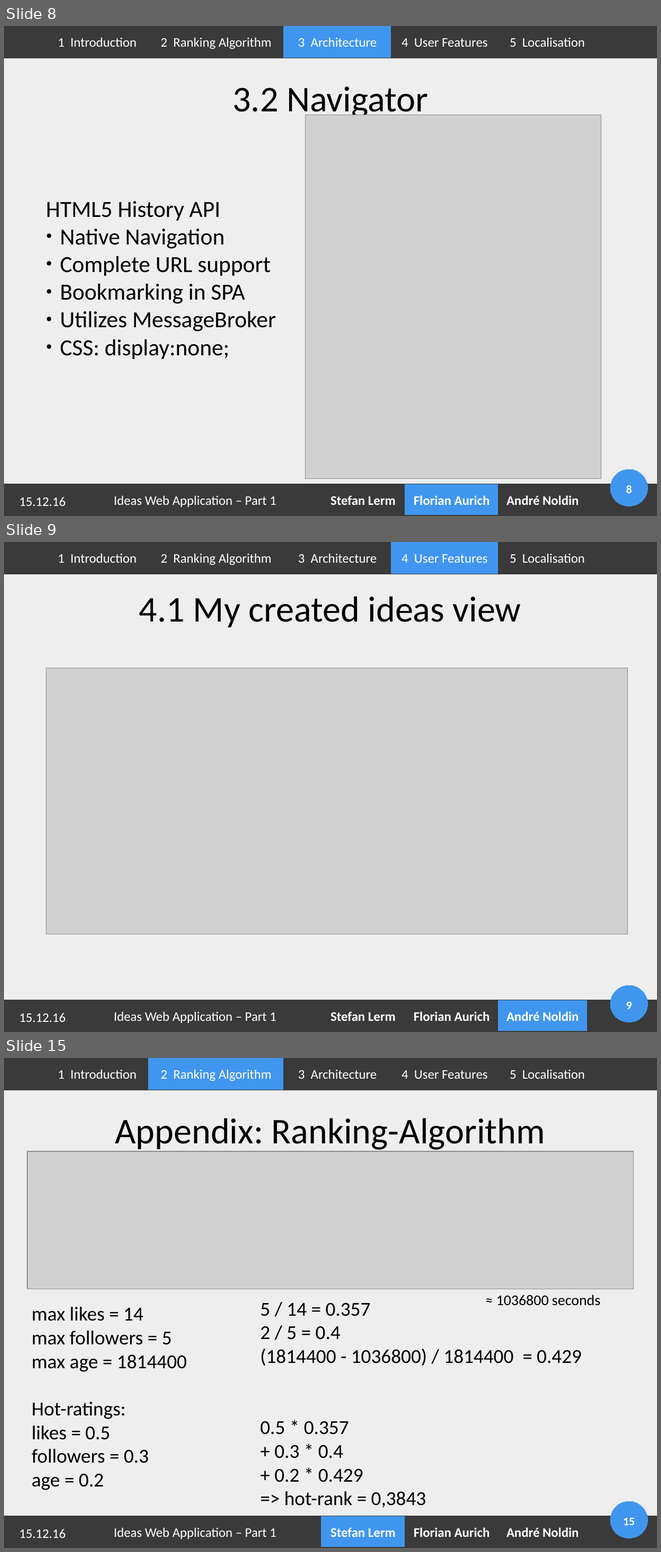
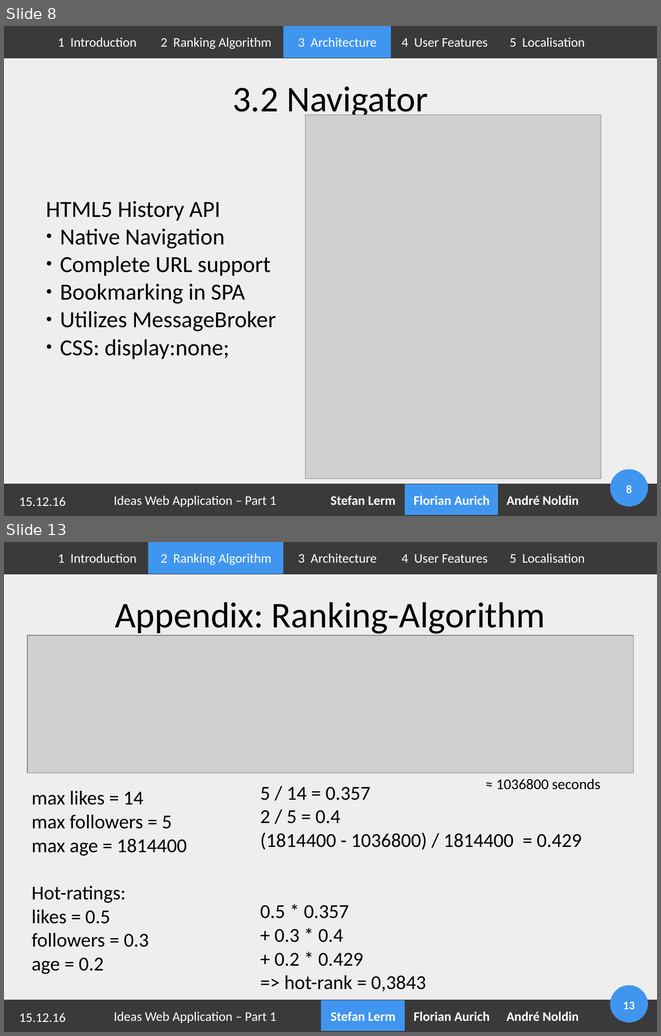
Before and after one commit to Geopras/IdeaWatcher, a slide deck: presentation/part1.odp. Shown one above the other, each under a label of ours: slides 8, 9 and 15 before the commit, slides 8 and 13 after it; the slides between them are not shown. The pictures are 661x1552 and 661x1036 pixels, drawn with LibreOffice and Linux fonts; fonts in the diff are those of the drawing; grey boxes stand for pictures; background and template pictures are left out. Boxes give left, top, right and bottom in pixels: in the first picture for what was removed or moved away, otherwise in the second. Text is boxed around its words. In the diff, an @@ line names an element or a change of style, - is before the commit and + after.

```diff
--- a/presentation/part1.odp
+++ b/presentation/part1.odp
@@ slide 9 removed at (4,542,657,1032), background #FFFFFF; not listed: 6 template elements that a slide beside it also shows @@
@@ rectangle removed at (46,542,149,573) @@
-1 Introduction
@@ rectangle removed at (149,542,284,573) @@
-2 Ranking Algorithm
@@ rectangle removed at (284,542,391,573) @@
-3 Architecture
@@ rectangle removed at (391,542,499,573) @@
-4 User Features
@@ rectangle removed at (499,542,597,573) @@
-5 Localisation
@@ title removed at (139,596,521,627) @@
-4.1 My created ideas view
@@ picture removed at (46,668,628,934) @@
@@ rectangle removed at (99,1000,291,1031) @@
-Ideas Web Application – Part 1
@@ rectangle removed at (321,1000,405,1031) @@
-Stefan Lerm
@@ rectangle removed at (405,1000,498,1031) @@
-Florian Aurich
@@ rectangle removed at (499,1000,588,1031) @@
-André Noldin
@@ what was slide 15 is now slide 13 @@
@@ page number at (623,1001,635,1009): text changed @@
-15
+13
```
Also in this commit, not shown: 4 slides changed, 1 other slide removed, 2 other files.
